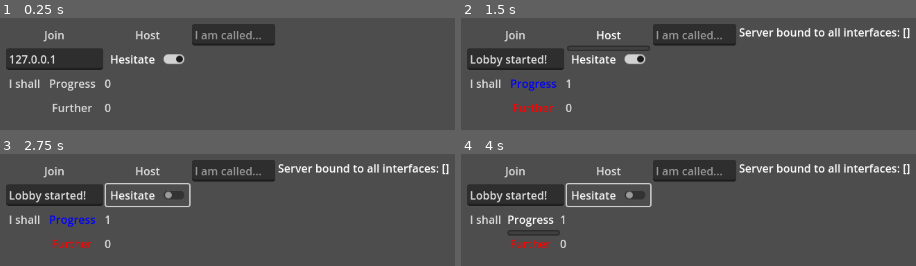
Above: before the commit, frames 1-4 (two rows, left to right).
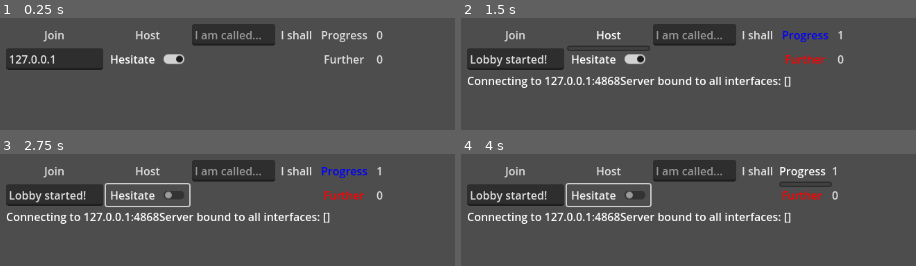
Above: after the commit, the same moments.

Repository: ramla/MultiDoggof
Game: Godot game, scene res://main.tscn
Two runs of this game, one before a commit and one after it. Both use one fixed random seed, a clock stepped at 60 frames per second and the inputs below.
Inputs:
- Up to frame 1 (0.25 s): no input
- Up to frame 2 (1.5 s): click "Join" at 0.5 s; click "Host" at 1.25 s
- Up to frame 3 (2.75 s): click "Hesitate" at 2 s
- Up to frame 4 (4 s): click "I shall" at 2.75 s; click "Progress" at 3.5 s

The runs differ from the first frame. In frame 1, 2.4% of the frame differs, in the area x 1-85%, y 11-84%; in frame 2, 5.8%; in frame 3, 5.8%; in frame 4, 6.1%, in the area x 1-99%, y 8-84%.

Commit message:
cleaning etc

Diff:
--- a/main.gd
+++ b/main.gd
@@ -25,9 +25,9 @@
 var team1_count = 0
 var team2_count = 0
 
-@onready var addressbox = $Menu/GridContainer2/GridContainer/AddressTextBox
-@onready var infobox = $Menu/GridContainer2/RichTextLabel
-@onready var namebox = $Menu/GridContainer2/GridContainer/NameTextBox
+@onready var addressbox = %AddressTextBox
+@onready var infobox = %Infobox
+@onready var namebox = %NameTextBox
 
 var peer = ENetMultiplayerPeer.new()
 # A MultiplayerPeer implementation that should be passed to MultiplayerAPI.multiplayer_peer after being initialized as either a client, server, or mesh. Events can then be handled by connecting to MultiplayerAPI signals.
@@ -38,6 +38,7 @@
 	multiplayer.connected_to_server.connect(_on_connected_to_server)
 	multiplayer.server_disconnected.connect(_on_server_disconnected)
 	serverinstance.connect("player_disconnected", _on_player_disconnected)
+	serverinstance.connect("put_infoboxline", _on_put_infoboxline)
 	if Overseer.debug["pace_up"]:
 		game_settings["admiral"]["max_speed"] = 2 * game_settings["admiral"]["max_speed"]
 		game_settings["admiral"]["fog_of_war_speed"] = game_settings["admiral"]["fog_of_war_speed"] / 2
@@ -59,23 +60,26 @@
 			team1_count += 1
 		elif player["team"] == 1:
 			team2_count += 1
-	$Menu/GridContainer2/GridContainer2/PlayerCount1.text = str(team1_count)
-	$Menu/GridContainer2/GridContainer2/PlayerCount2.text = str(team2_count)
+	%PlayerCount1.text = str(team1_count)
+	%PlayerCount2.text = str(team2_count)
 	if local_team == -1:
-		$Menu/GridContainer2/GridContainer2/ProgressButton["theme_override_colors/font_color"] = game_settings["blue"]
-		$Menu/GridContainer2/GridContainer2/FurtherButton["theme_override_colors/font_color"] = game_settings["red"]
+		%ProgressButton["theme_override_colors/font_color"] = game_settings["blue"]
+		%FurtherButton["theme_override_colors/font_color"] = game_settings["red"]
 	elif local_team == 1:
-		$Menu/GridContainer2/GridContainer2/ProgressButton["theme_override_colors/font_color"] = game_settings["red"]
-		$Menu/GridContainer2/GridContainer2/FurtherButton["theme_override_colors/font_color"] = game_settings["blue"]
+		%ProgressButton["theme_override_colors/font_color"] = game_settings["red"]
+		%FurtherButton["theme_override_colors/font_color"] = game_settings["blue"]
 	else:
 		all_in_team = false
 	if !launched && all_ready && all_in_team && team1_count >= 1 && team2_count >= 1:
 		launch(game_settings, playerbase)
 		launched = true
 
+func _on_put_infoboxline(blurt):
+	infobox.text += blurt
+
 func _on_connection_failed():
 	print("Connection failed")
-	infobox.text = infobox.text + "\nConnection failed"
+	infobox.text += infobox.text + "\nConnection failed"
 
 func _on_connected_to_server():
 	if Overseer.debug["quick_launch"]:
@@ -86,8 +90,10 @@
 
 func _on_server_disconnected():
 	print("Disconnected from server")
+	infobox.text += "Disconnected from server"
 
 func _on_player_disconnected(id):
+	infobox.text += "Player id " + id + "disconnected from server"
 	$Game.handle_disconnected_player(id)
 	pass
 
@@ -98,7 +104,7 @@
 			local_team = -1
 		add_child(serverinstance)
 		addressbox.text = "Lobby started!"
-		infobox.text = "Server bound to all interfaces: " + str(IP.get_local_addresses())
+		infobox.text += "Server bound to all interfaces: " + str(IP.get_local_addresses())
 		hosting = true
 		local_playername = namebox.text
 		if local_playername == null:
@@ -108,29 +114,23 @@
 	else:
 		serverinstance.terminate()
 		remove_child(serverinstance)
-		addressbox.text = ""
-		infobox.text = "Lobby closed"
+		addressbox.text = "127.0.0.1"
+		infobox.text += "Lobby closed"
 		hosting = false
 		local_id = 0
 
 func _on_join_buttonpress():
 	if addressbox.text == "":
-		infobox.text = "Address field empty"
+		infobox.text += "Address field empty!"
 		return
 	elif hosting == true:
 		infobox.text += "\nStill hosting! Click \"Host\" to close lobby"
 		return
-	infobox.text = "Connecting to " + (addressbox.text) + ":" + str(port)
+	infobox.text += "Connecting to " + (addressbox.text) + ":" + str(port)
 	peer.create_client(addressbox.text, port)
 	multiplayer.multiplayer_peer = peer
 	local_id = multiplayer.get_unique_id()
 	print("created client, multiplayer.is_server() returns ",multiplayer.is_server())
-
-func upnp_setup():
-	var upnp = UPNP.new()
-	upnp.discover()
-	upnp.add_port_mapping(port)
-	print("Server IP: " + upnp.query_external_address())
 
 func launch(new_game_settings, new_playerbase):
 	$Game.reset(new_game_settings, new_playerbase, local_team, local_id)
--- a/main.tscn
+++ b/main.tscn
@@ -20,78 +20,88 @@
 offset_right = 629.0
 offset_bottom = 278.0
 
-[node name="GridContainer2" type="GridContainer" parent="Menu"]
+[node name="GridContainer" type="GridContainer" parent="Menu"]
+layout_mode = 2
+
+[node name="GridContainer2" type="GridContainer" parent="Menu/GridContainer"]
 layout_mode = 2
 columns = 2
 
-[node name="GridContainer" type="GridContainer" parent="Menu/GridContainer2"]
+[node name="GridContainer" type="GridContainer" parent="Menu/GridContainer/GridContainer2"]
 layout_mode = 2
 columns = 3
 
-[node name="JoinButton" type="MenuButton" parent="Menu/GridContainer2/GridContainer"]
+[node name="JoinButton" type="MenuButton" parent="Menu/GridContainer/GridContainer2/GridContainer"]
 custom_minimum_size = Vector2(120, 0)
 layout_mode = 2
 text = "Join"
 
-[node name="HostButton" type="MenuButton" parent="Menu/GridContainer2/GridContainer"]
+[node name="HostButton" type="MenuButton" parent="Menu/GridContainer/GridContainer2/GridContainer"]
 custom_minimum_size = Vector2(120, 0)
 layout_mode = 2
 text = "Host"
 
-[node name="NameTextBox" type="LineEdit" parent="Menu/GridContainer2/GridContainer"]
+[node name="NameTextBox" type="LineEdit" parent="Menu/GridContainer/GridContainer2/GridContainer"]
+unique_name_in_owner = true
 custom_minimum_size = Vector2(120, 0)
 layout_mode = 2
 placeholder_text = "I am called..."
 max_length = 16
 
-[node name="AddressTextBox" type="LineEdit" parent="Menu/GridContainer2/GridContainer"]
+[node name="AddressTextBox" type="LineEdit" parent="Menu/GridContainer/GridContainer2/GridContainer"]
+unique_name_in_owner = true
 custom_minimum_size = Vector2(140, 0)
 layout_mode = 2
 text = "127.0.0.1"
 placeholder_text = "I wish to join IP..."
 max_length = 15
 
-[node name="ReadyButton" type="CheckButton" parent="Menu/GridContainer2/GridContainer"]
+[node name="ReadyButton" type="CheckButton" parent="Menu/GridContainer/GridContainer2/GridContainer"]
 layout_mode = 2
 button_pressed = true
 text = "Hesitate"
 
-[node name="RichTextLabel" type="RichTextLabel" parent="Menu/GridContainer2"]
-custom_minimum_size = Vector2(400, 0)
-layout_mode = 2
-
-[node name="GridContainer2" type="GridContainer" parent="Menu/GridContainer2"]
+[node name="GridContainer2" type="GridContainer" parent="Menu/GridContainer/GridContainer2"]
 custom_minimum_size = Vector2(240, 0)
 layout_mode = 2
 size_flags_horizontal = 3
 columns = 3
 
-[node name="MenuButton" type="MenuButton" parent="Menu/GridContainer2/GridContainer2"]
+[node name="MenuButton" type="MenuButton" parent="Menu/GridContainer/GridContainer2/GridContainer2"]
 layout_mode = 2
 text = "I shall"
 
-[node name="ProgressButton" type="MenuButton" parent="Menu/GridContainer2/GridContainer2"]
+[node name="ProgressButton" type="MenuButton" parent="Menu/GridContainer/GridContainer2/GridContainer2"]
+unique_name_in_owner = true
 layout_mode = 2
 theme_override_styles/pressed = SubResource("StyleBoxFlat_yy1td")
 text = "Progress"
 
-[node name="PlayerCount1" type="MenuButton" parent="Menu/GridContainer2/GridContainer2"]
+[node name="PlayerCount1" type="MenuButton" parent="Menu/GridContainer/GridContainer2/GridContainer2"]
+unique_name_in_owner = true
 layout_mode = 2
 text = "0"
 
-[node name="MenuButton2" type="MenuButton" parent="Menu/GridContainer2/GridContainer2"]
+[node name="MenuButton2" type="MenuButton" parent="Menu/GridContainer/GridContainer2/GridContainer2"]
 layout_mode = 2
 
-[node name="FurtherButton" type="MenuButton" parent="Menu/GridContainer2/GridContainer2"]
+[node name="FurtherButton" type="MenuButton" parent="Menu/GridContainer/GridContainer2/GridContainer2"]
+unique_name_in_owner = true
 layout_mode = 2
 text = "Further"
 
-[node name="PlayerCount2" type="MenuButton" parent="Menu/GridContainer2/GridContainer2"]
+[node name="PlayerCount2" type="MenuButton" parent="Menu/GridContainer/GridContainer2/GridContainer2"]
+unique_name_in_owner = true
 layout_mode = 2
 text = "0"
 
-[connection signal="button_up" from="Menu/GridContainer2/GridContainer/JoinButton" to="." method="_on_join_buttonpress"]
-[connection signal="button_up" from="Menu/GridContainer2/GridContainer/HostButton" to="." method="_on_host_buttonpress"]
-[connection signal="toggled" from="Menu/GridContainer2/GridContainer/ReadyButton" to="." method="_on_ready_button_toggled"]
-[connection signal="button_up" from="Menu/GridContainer2/GridContainer2/ProgressButton" to="." method="_on_team_select" binds= [-1]]
-[connection signal="button_up" from="Menu/GridContainer2/GridContainer2/FurtherButton" to="." method="_on_team_select" binds= [1]]
+[node name="Infobox" type="RichTextLabel" parent="Menu/GridContainer"]
+unique_name_in_owner = true
+custom_minimum_size = Vector2(400, 530)
+layout_mode = 2
+
+[connection signal="button_up" from="Menu/GridContainer/GridContainer2/GridContainer/JoinButton" to="." method="_on_join_buttonpress"]
+[connection signal="button_up" from="Menu/GridContainer/GridContainer2/GridContainer/HostButton" to="." method="_on_host_buttonpress"]
+[connection signal="toggled" from="Menu/GridContainer/GridContainer2/GridContainer/ReadyButton" to="." method="_on_ready_button_toggled"]
+[connection signal="button_up" from="Menu/GridContainer/GridContainer2/GridContainer2/ProgressButton" to="." method="_on_team_select" binds= [-1]]
+[connection signal="button_up" from="Menu/GridContainer/GridContainer2/GridContainer2/FurtherButton" to="." method="_on_team_select" binds= [1]]
--- a/overseer.gd
+++ b/overseer.gd
@@ -21,9 +21,10 @@
 		"admiral" = {
 			"spawn_east" = Vector2(640,320),
 			"spawn_west" = Vector2(450,320),
+			"max_speed" = 50,
+			"game_speed_multiplier" = 1,
+			"plane_speed_multiplier" = 1,
 			"fog_of_war_speed" = 2,
-			"max_speed" = 50,
-			"plane_speed_multiplier" = 1,
 			"recon_cooldown" = 1,
 			"recon_wings" = 2,
 			"recon_fuel" = 12,
--- a/recon_mission.gd
+++ b/recon_mission.gd
@@ -7,17 +7,21 @@
 var cooldown_ready = false
 var recon_wings = Overseer.game_settings["admiral"]["recon_wings"]
 
-#TODO
-const READY_IN_HANGAR = 1
-const READY_ON_DECK = 2
-const TAKING_OFF = 3
-const ON_MISSION = 4
-const WAITING_TO_LAND = 5
-const LANDING = 6
-const REARMING = 7
+#TODO: is_player -checkki, myös attack mission
+#TODO: view_distance sprite, recon / attack spritet ja animaatiot
+#TODO: ghosts spritet ja animaatiot (käytä niitä gpu spraytä!)
+
+#TODO:{
+#const READY_IN_HANGAR = 1
+#const READY_ON_DECK = 2
+#const TAKING_OFF = 3
+#const ON_MISSION = 4
+#const WAITING_TO_LAND = 5
+#const LANDING = 6
+#const REARMING = 7
 var air_wing_state = {}
-var air_wing_fuel = Overseer.game_settings["admiral"]["recon_fuel"]
-
+#var air_wing_fuel = Overseer.game_settings["admiral"]["recon_fuel"]
+#}
 
 @onready var animation_node = get_node("AnimationPlayer")
 @onready var cooldown_timer = get_node("CooldownTimer")
--- a/recon_mission.tscn
+++ b/recon_mission.tscn
@@ -48,8 +48,8 @@
 texture = ExtResource("2_fs6xi")
 
 [node name="Area" type="CollisionPolygon2D" parent="."]
-position = Vector2(99.5, -1)
-scale = Vector2(1, 2.5)
+position = Vector2(-1, -1)
+scale = Vector2(0.2, 0.2)
 polygon = PackedVector2Array(1, 1, 19, 40, 100, 51, 120, 21, 120, -19, 100, -50, 19, -40)
 disabled = true
 
--- a/server.gd
+++ b/server.gd
@@ -4,6 +4,7 @@
 var max_clients = Overseer.game_settings["max_clients"]
 @onready var peer = ENetMultiplayerPeer.new()
 
+signal put_infoboxline
 signal player_disconnected
 
 func _ready():
@@ -11,22 +12,32 @@
 	multiplayer.peer_disconnected.connect(peer_disconnected)
 	print("OS.get_name()", OS.get_name())
 	print("OS.get_unique_id(): ", OS.get_unique_id())
-	#TODO: palauta käyttöön windowssissa! tai miten tää funkkaa linuxiss? mitä ees edellyttää? oletuksena pois päält?
-	#upnp_setup()
+	#TODO: palauta käyttöön tarvittaessa! toimii myös linux muttei kaikis bokseis. oletuksena pois päält?
+	#upnp_setup() #toimiskoha
 
 	peer.create_server(port, max_clients)
 	multiplayer.multiplayer_peer = peer
 
+func upnp_setup():
+	var upnp = UPNP.new()
+	upnp.discover()
+	upnp.add_port_mapping(port)
+	put_infoboxline.emit("Server IP: " + upnp.query_external_address())
+	print("ok?")
+
 func peer_connected(id):
 	print("Client connected: ", id)
+	put_infoboxline.emit("Client connected: ", id)
 
 func peer_disconnected(id):
 	player_disconnected.emit(id)
 	#TODO: $Game.retire_admiral(id)
 	print("Client disconnected: ", id)
+	put_infoboxline.emit("Client disconnected: ", id)
 
 func terminate():
 	print("Terminating server")
+	put_infoboxline.emit("Terminating server")
 	#TODO: disconnect/inform clients before terminating
 
 	peer.close()
